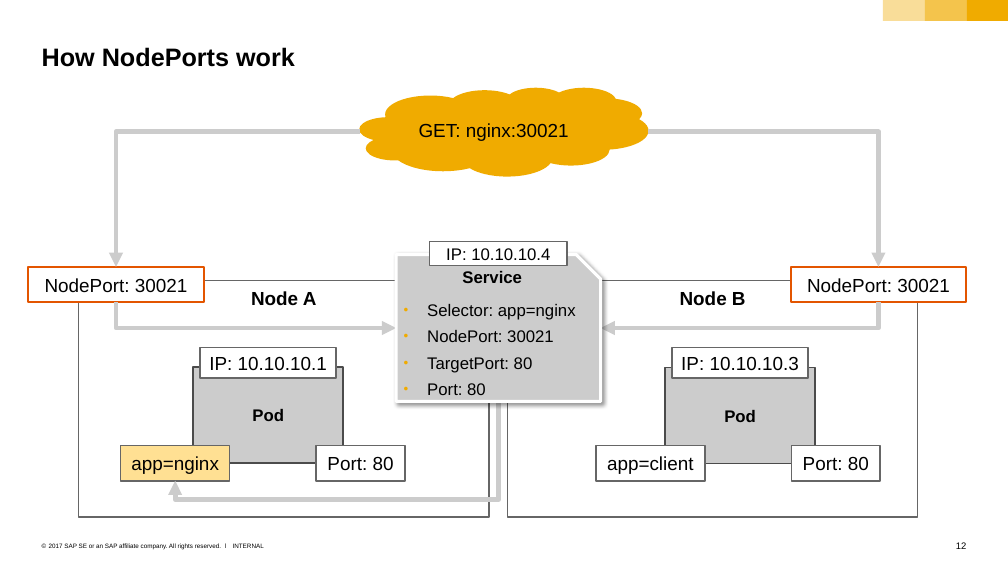
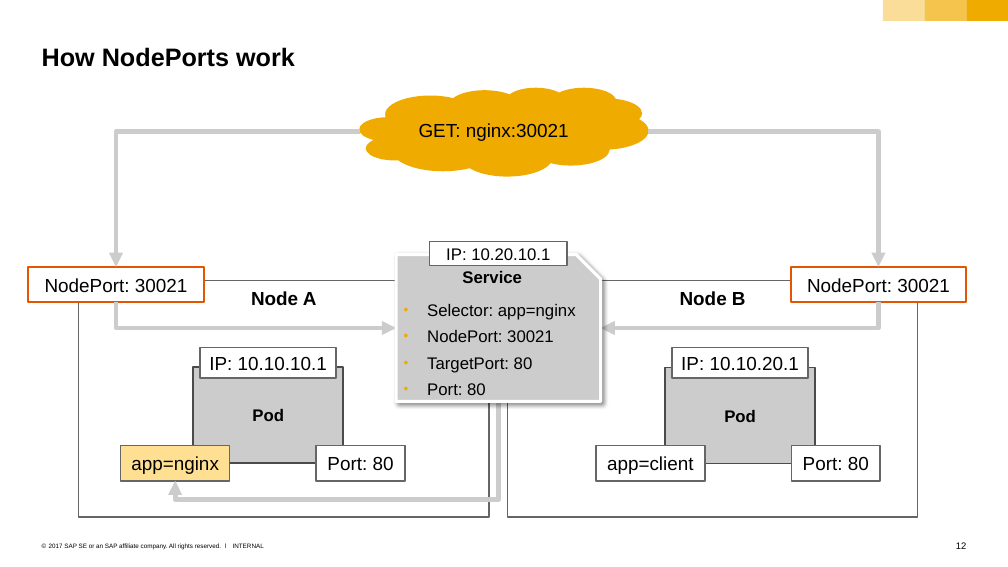
Before and after one commit to cuijiyao01/docker-k8s-training, a slide deck: slide 12 of kubernetes/04_networking_services.pptx. Drawn at 1008x567 pixels with LibreOffice and Linux fonts; fonts in the diff are those of the drawing. Boxes give left, top, right and bottom in pixels: in the first picture for what was removed or moved away, otherwise in the second. Text is boxed around its words. In the diff, an @@ line names an element or a change of style, - is before the commit and + after.

```diff
--- a/kubernetes/04_networking_services.pptx
+++ b/kubernetes/04_networking_services.pptx
@@ text in rectangle at [446, 248, 550, 260]: text changed @@
-IP: 10.10.10.4
+IP: 10.20.10.1
@@ text in rectangle at [681, 356, 799, 371]: text changed @@
-IP: 10.10.10.3
+IP: 10.10.20.1
```
Also in this commit, not shown: 4 other slides changed.
